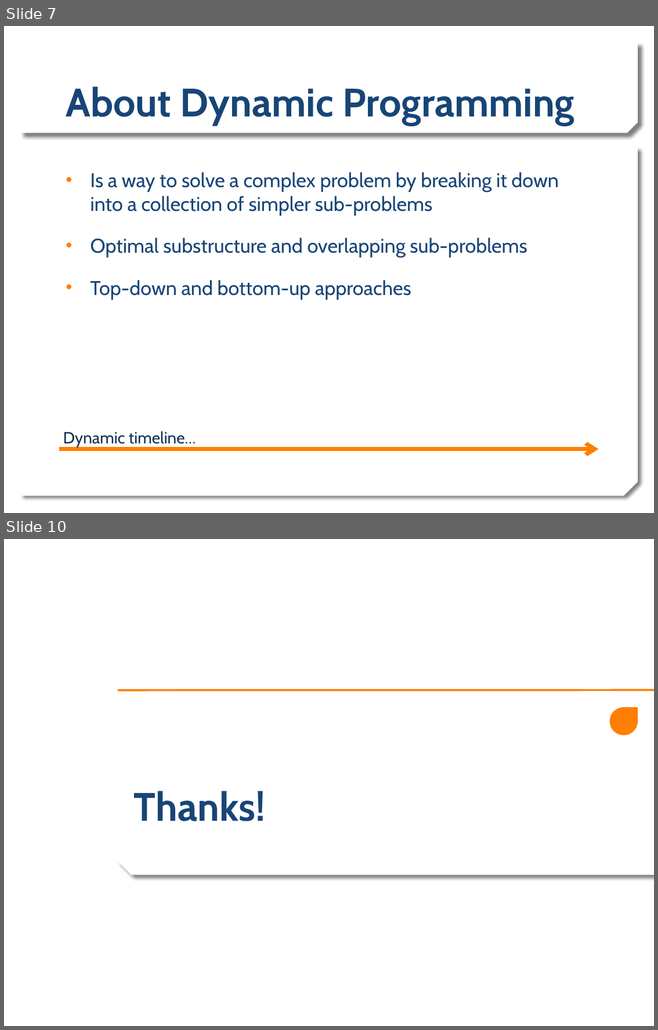
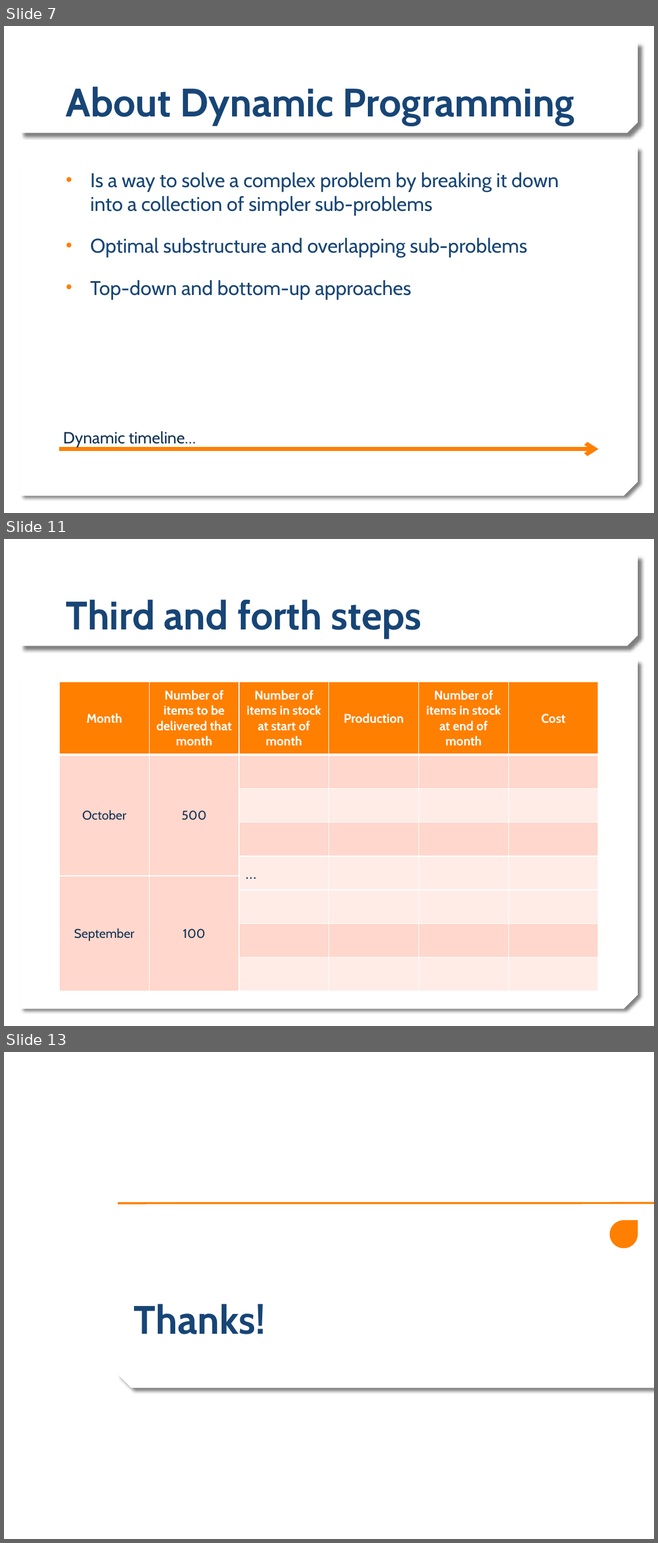
Before and after one commit to rirypheng/dynamic-programming, a slide deck: DP - Warehouse Problem.pptx. Shown one above the other, each under a label of ours: slides 7 and 10 before the commit, slides 7, 11 and 13 after it; the slides between them are not shown. The pictures are 658x1030 and 658x1543 pixels, drawn with LibreOffice and Linux fonts; fonts in the diff are those of the drawing; background and template pictures are left out. Boxes give left, top, right and bottom in pixels: in the first picture for what was removed or moved away, otherwise in the second. Text is boxed around its words. In the diff, an @@ line names an element or a change of style, - is before the commit and + after.

```diff
--- a/DP - Warehouse Problem.pptx
+++ b/DP - Warehouse Problem.pptx
@@ slide 11 added at [4, 539, 654, 1026], background picture (left out); not listed: 2 template elements that a slide beside it also shows @@
@@ title added at [66, 599, 422, 639], 44 pt, text #174576, bold @@
+Third and forth steps
@@ table added at [59, 682, 597, 992], 9 rows, 6 columns @@
+Month | Number of items to be delivered that month | Number of items in stock at start of month | Production | Number of items in stock at end of month | Cost
+October | 500 |  |  |  | 
+ |  |  |  |  | 
+ |  |  |  |  | 
+ |  | … |  |  | 
+September | 100 |  |  |  | 
+ |  |  |  |  | 
+ |  |  |  |  | 
+ |  |  |  |  | 
@@ what was slide 10 is now slide 13 @@
```
Also in this commit, not shown: 4 other slides added, 2 slides removed.
